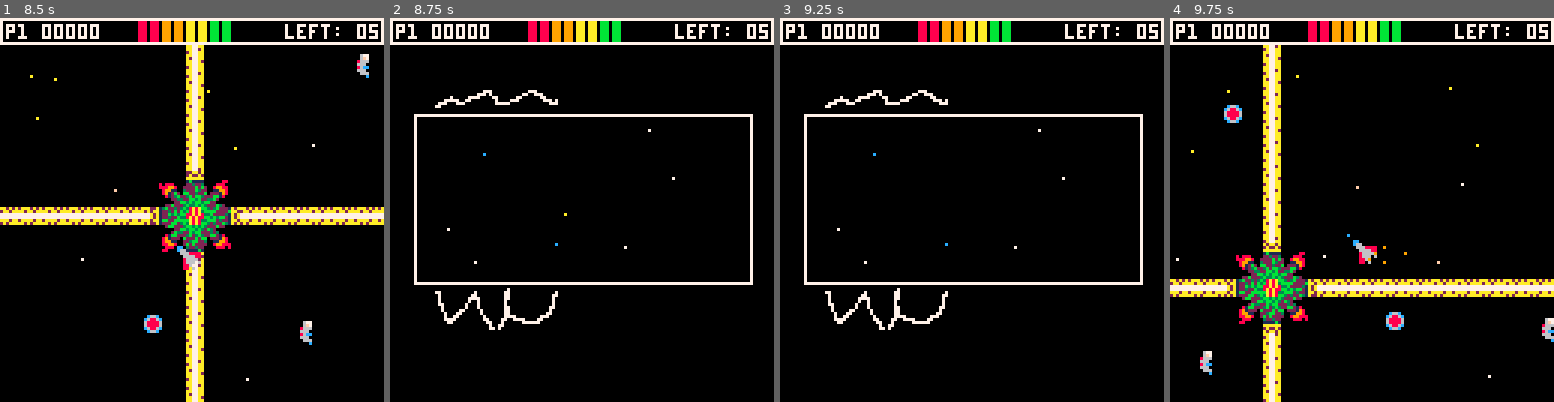
Above: before the commit, frames 1-4 (left to right).
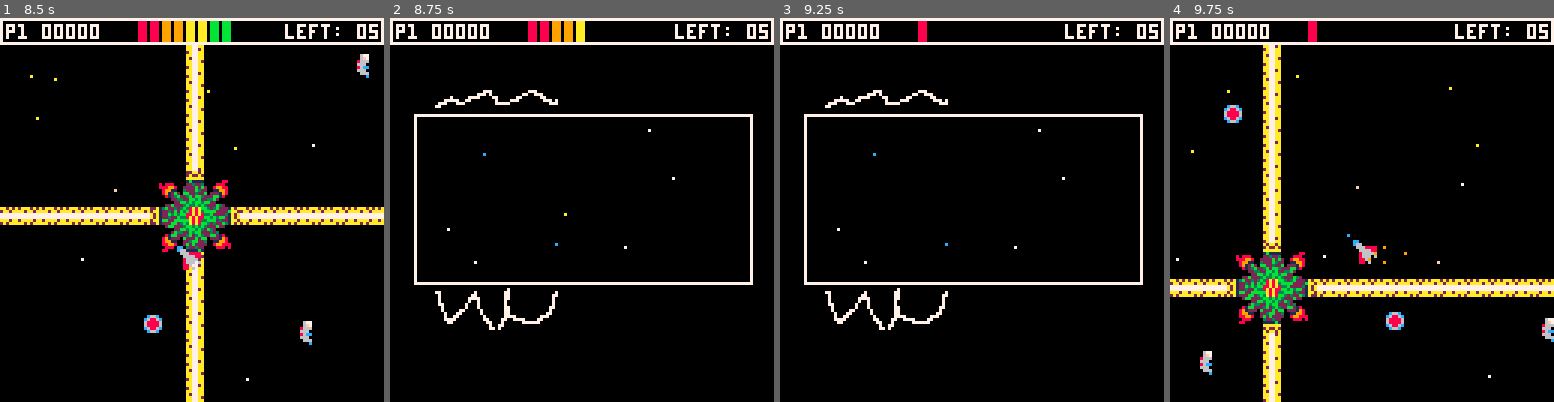
Above: after the commit, the same moments.

Repository: nsatragno/pico8-carts
Game: PICO-8 cartridge space_rescue.p8
The game is run twice, just before and just after one commit, with the same random seed, the same clock (stepped at 60 frames per second) and the same inputs.
Inputs:
- Up to frame 1 (8.5 s): tap X (X key) at 0.33, 1.07, 1.85, 2.97, 4.08, 5.2, 6.32, 7.43 s; tap O (Z key) at 0.7, 1.7, 2.1, 2.5, 2.9, 3.3, 3.7, 4.1, 4.5, 4.9, 5.3, 5.7, 6.1, 6.5, 6.9, 7.3, 7.7, 8.1 s; hold Right 1.6-2.1 s; hold Up 2.15-2.42 s; hold Right 2.47-3.03 s; hold Left 3.08-3.58 s; hold Down 3.63-3.97 s; hold Right 4.02-4.68 s; hold Up 4.73-5.03 s; hold Left 5.08-5.68 s; hold Down 5.73-6.03 s; hold Right 6.08-6.58 s; hold Right 6.63-7.13 s; hold Up 7.18-7.45 s; hold Right 7.5-8.07 s; hold Left from 8.12 s (still down)
- Up to frame 2 (8.75 s): tap O (Z key) at 8.5 s; tap X (X key) at 8.55 s; release Left at 8.62 s; hold Down from 8.67 s (still down)
- Up to frame 3 (9.25 s): tap O (Z key) at 8.9 s; release Down at 9 s; hold Right from 9.05 s (still down)
- Up to frame 4 (9.75 s): tap O (Z key) at 9.3, 9.7 s; tap X (X key) at 9.67 s; release Right at 9.72 s

Frame 1 is identical in both runs. In frame 2, 0.4% of the frame differs, in the area x 51-61%, y 0-7%; in frame 3, 0.9%, in the area x 39-61%, y 0-7%; in frame 4, 0.9%.

Commit message:
Lasers deal damage and add hit markers

Diff:
--- a/space_rescue.p8
+++ b/space_rescue.p8
@@ -86,19 +86,24 @@
  enemy.dy = 0
 end
 
+function damage_player(dmg)
+ hit = true
+ hp -= dmg
+ if hp <= 0 then
+  state = "dead"
+  music(-1)
+  sfx(2)
+  time_death = 54
+ end
+end
+
 function update_kill(enemies, explodes)
  for enemy in all(enemies) do
   if colliding(
        { x = enemy.x, y = enemy.y },
        { x = x + 4, y = y + 4}) and enemy.state != "dead" then
-   --hp -= enemy.dmg
+   damage_player(enemy.dmg)
    kill_enemy(enemy, explodes)
-   if hp <= 0 then
-    state = "dead"
-    music(-1)
-    sfx(2)
-    time_death = 54
-   end
   end
  end
 end
@@ -882,6 +887,19 @@
   end
 
   if boss.state == "laser_firing" then
+   if boss.cd <= 0 then
+    -- damage the player with the laser
+    if abs(boss.x - boss.corner.x) >= 1 and
+       boss.x + 6 <= x and x <= boss.x + 10 or
+       abs(boss.y - boss.corner.y) >= 1 and
+       boss.y + 6 <= y and y <= boss.y + 10 then
+      damage_player(1)
+      sfx(24)
+      boss.cd = 3
+    end
+   end
+
+   -- restart once we get to the corner
    if abs(boss.x - boss.corner.x) <= 0.4 and
       abs(boss.y - boss.corner.y) <= 0.4 then
     boss.state = "laser_positioning"
@@ -1159,7 +1177,12 @@
 
   -- draw the ship
   if state == "alive" or state == "next level" or state == "menu" then
+   if hit then
+    pal({[6] = 8, [8] = 2}, 0)
+    hit = false
+   end
    spr(a * 8 + 1, x, y)
+   pal()
   elseif state == "dead" then
    spr(explosion_for(time_death), x, y)
   end
